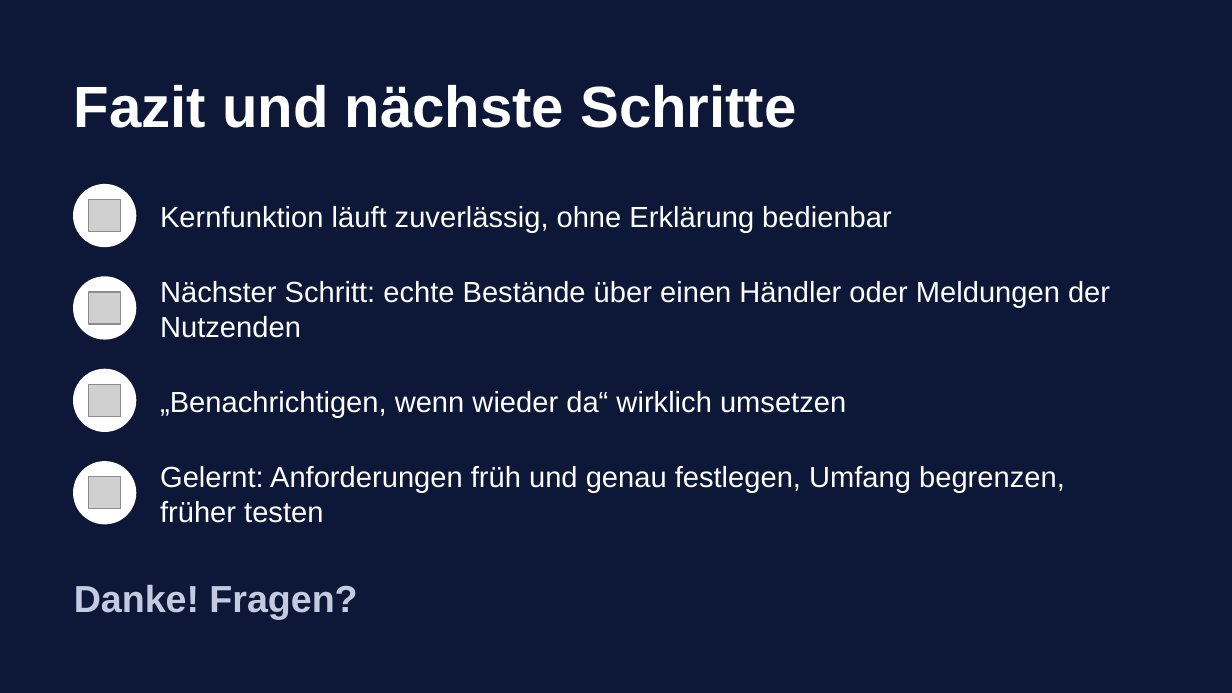
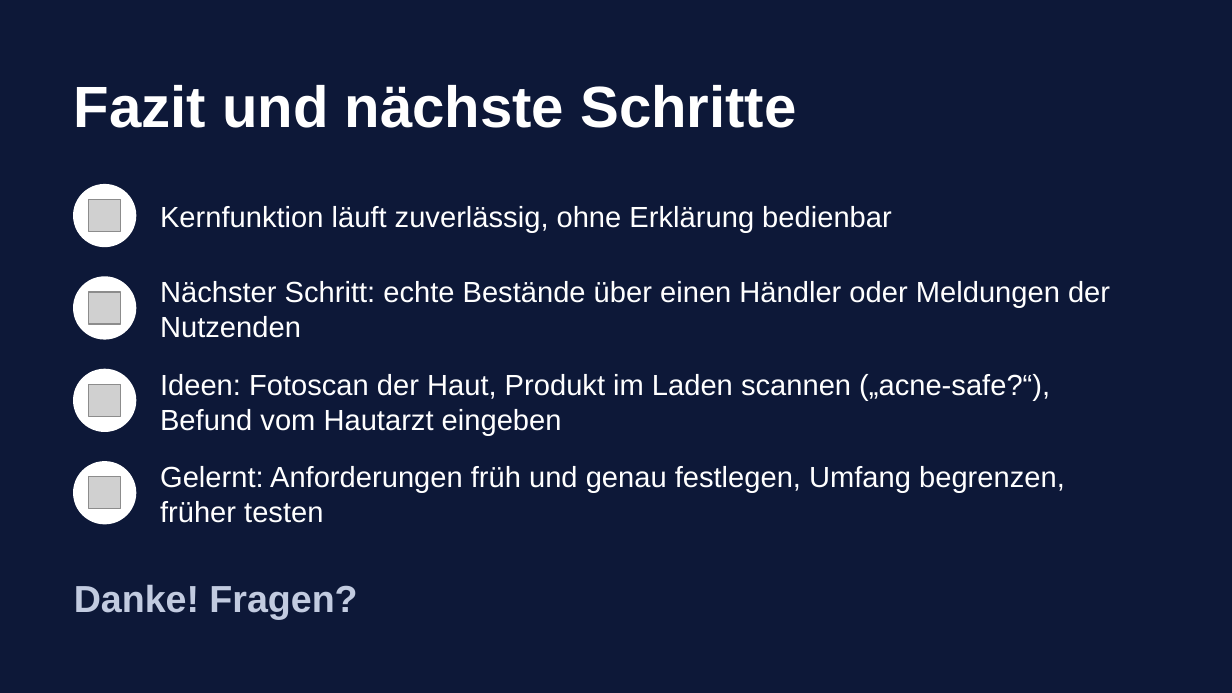
Before and after one commit to anikaprksn/Digitale-WElten, a slide deck: slide 11 of abgabe/Praesentation_BeautyFinder.pptx. Drawn at 1232x693 pixels with LibreOffice and Linux fonts; fonts in the diff are those of the drawing; grey boxes stand for pictures. Boxes give left, top, right and bottom in pixels: in the first picture for what was removed or moved away, otherwise in the second. Text is boxed around its words. In the diff, an @@ line names an element or a change of style, - is before the commit and + after.

```diff
--- a/abgabe/Praesentation_BeautyFinder.pptx
+++ b/abgabe/Praesentation_BeautyFinder.pptx
@@ text at (160,374,1050,435): text changed @@
-„Benachrichtigen, wenn wieder da“ wirklich umsetzen
+Ideen: Fotoscan der Haut, Produkt im Laden scannen („acne-safe?“), Befund vom Hautarzt eingeben
```
Also in this commit, not shown: 1 other file.
